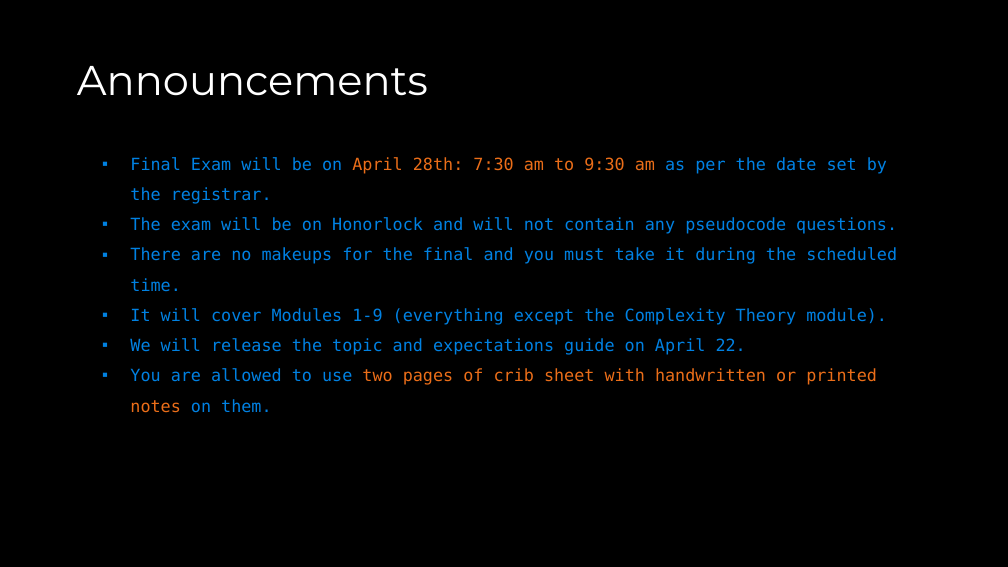
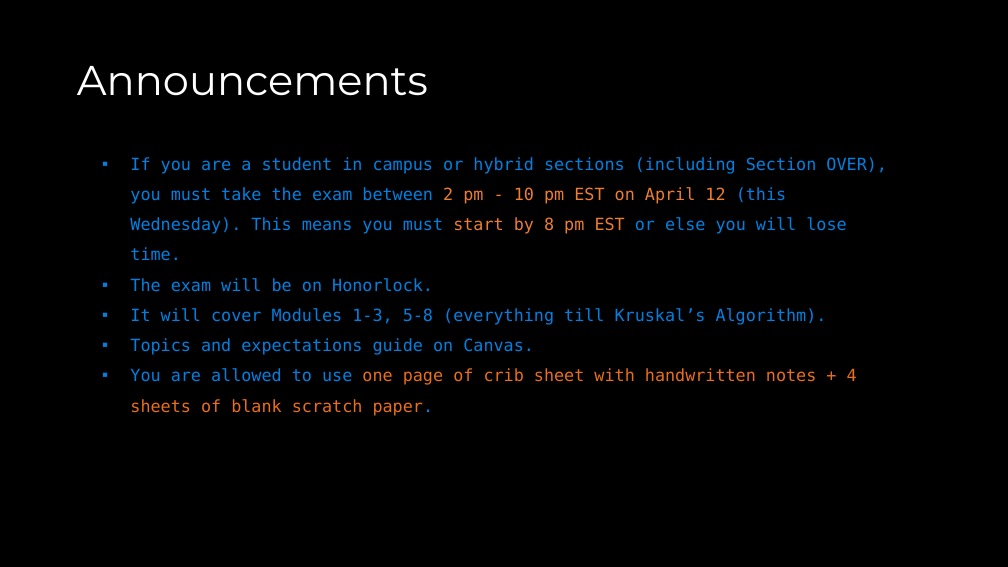
Before and after one commit to COP3530/Instructional-Content, a slide deck: slide 3 of Slides/Slides-PPT/Exam 2 - Review A.pptx. Drawn at 1008x567 pixels with LibreOffice and Linux fonts; fonts in the diff are those of the drawing. Boxes give left, top, right and bottom in pixels: in the first picture for what was removed or moved away, otherwise in the second. Text is boxed around its words. In the diff, an @@ line names an element or a change of style, - is before the commit and + after.

Commit message:
slides updated:

```diff
--- a/Slides/Slides-PPT/Exam 2 - Review A.pptx
+++ b/Slides/Slides-PPT/Exam 2 - Review A.pptx
@@ text at [130,157,887,416]: text changed @@
-▪ Final Exam will be on April 28th: 7:30 am to 9:30 am as per the date set by the registrar.
-▪ The exam will be on Honorlock and will not contain any pseudocode questions.
-▪ There are no makeups for the final and you must take it during the scheduled time.
-▪ It will cover Modules 1-9 (everything except the Complexity Theory module).
-▪ We will release the topic and expectations guide on April 22.
-▪ You are allowed to use two pages of crib sheet with handwritten or printed notes on them.
+▪ If you are a student in campus or hybrid sections (including Section OVER), you must take the exam between 2 pm - 10 pm EST on April 12 (this Wednesday). This means you must start by 8 pm EST or else you will lose time.
+▪ The exam will be on Honorlock.
+▪ It will cover Modules 1-3, 5-8 (everything till Kruskal’s Algorithm).
+▪ Topics and expectations guide on Canvas.
+▪ You are allowed to use one page of crib sheet with handwritten notes + 4 sheets of blank scratch paper.
```
Also in this commit, not shown: 17 other slides changed, 2 slides added, 1 slide removed, 1 other file.
